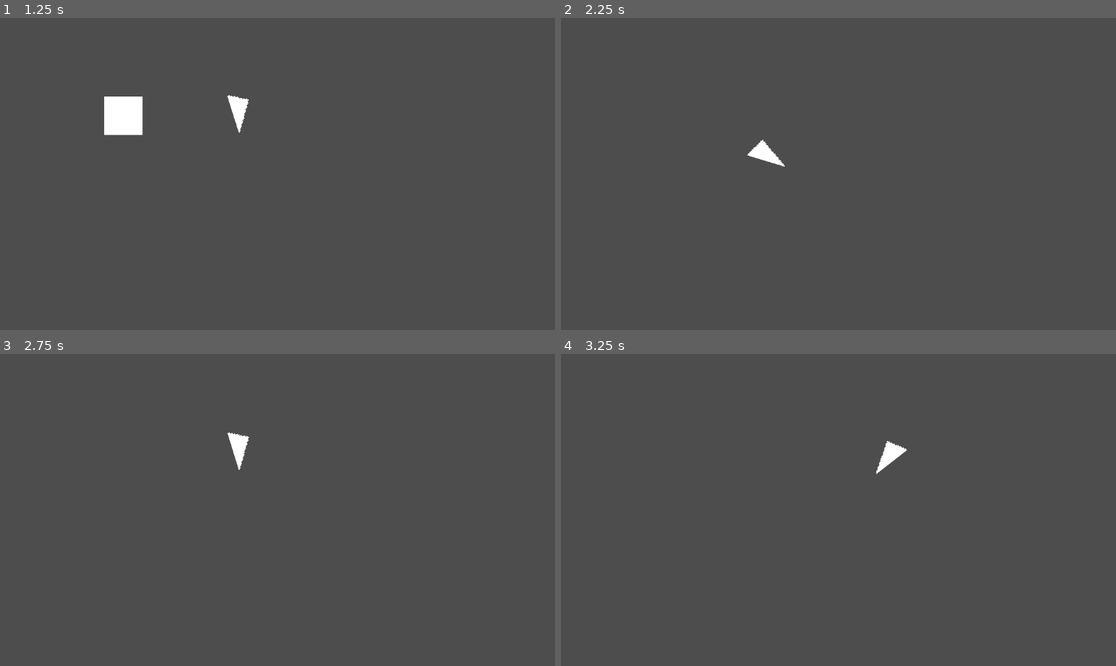
Above: before the commit, frames 1-4 (two rows, left to right).
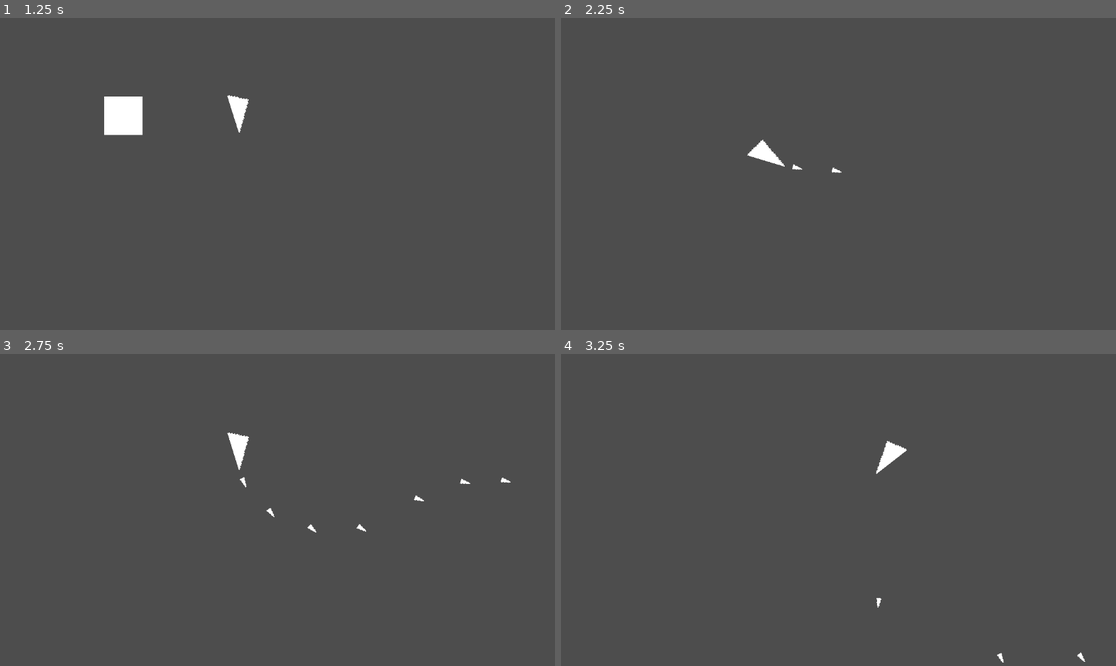
Above: after the commit, the same moments.

Repository: sirius-leaf/Jet-2D
Game: Godot game, scene res://Scenes/Main Scene/level.tscn
Same seed, same stepped clock (60 frames per second), same inputs: the game is played once before the commit and once after it.
Inputs:
- Up to frame 1 (1.25 s): tap Enter (ui_accept) at 0.5 s; hold Right (ui_right) from 0.53 s (still down); hold Enter (ui_accept) from 0.53 s (still down)
- Up to frame 2 (2.25 s): release Right (ui_right) at 1.28 s; release Enter (ui_accept) at 1.28 s; hold Left (ui_left) 1.28-2.03 s; tap Enter (ui_accept) at 1.35, 1.52, 1.82 s; hold Right (ui_right) from 2.03 s (still down); hold Enter (ui_accept) from 2.03 s (still down)
- Up to frame 3 (2.75 s): keep holding Right (ui_right); keep holding Enter (ui_accept)
- Up to frame 4 (3.25 s): keep holding Right (ui_right); release Enter (ui_accept) at 2.78 s; tap Enter (ui_accept) at 2.85, 3.02 s

Frame 1 is identical in both runs. In frame 2, less than 0.1% of the frame differs, in the area x 41-51%, y 46-50%; in frame 3, 0.1%, in the area x 43-92%, y 39-58%; in frame 4, less than 0.1%.

Commit message:
Shoot system

Diff:
--- /dev/null
+++ b/Scenes/Object Scene/bullet.tscn
@@ -0,0 +1,24 @@
+[gd_scene load_steps=4 format=3 uid="uid://cv630pxyrwwdb"]
+
+[ext_resource type="Texture2D" uid="uid://b8k581wkmxbt0" path="res://Assets/Sprite/Bullet.png" id="1_4ln0b"]
+[ext_resource type="Script" path="res://Script/bullet.gd" id="1_uvyp6"]
+
+[sub_resource type="RectangleShape2D" id="RectangleShape2D_nh03h"]
+size = Vector2(8, 4)
+
+[node name="Bullet" type="Area2D"]
+script = ExtResource("1_uvyp6")
+
+[node name="Bullet" type="Sprite2D" parent="."]
+scale = Vector2(0.5, 0.5)
+texture = ExtResource("1_4ln0b")
+
+[node name="CollisionShape2D" type="CollisionShape2D" parent="."]
+shape = SubResource("RectangleShape2D_nh03h")
+
+[node name="Timer" type="Timer" parent="."]
+wait_time = 1.5
+one_shot = true
+autostart = true
+
+[connection signal="timeout" from="Timer" to="." method="_on_timer_timeout"]
--- a/Scenes/Object Scene/player.tscn
+++ b/Scenes/Object Scene/player.tscn
@@ -1,7 +1,8 @@
-[gd_scene load_steps=4 format=3 uid="uid://vohn50v2amyi"]
+[gd_scene load_steps=5 format=3 uid="uid://vohn50v2amyi"]
 
 [ext_resource type="Texture2D" uid="uid://sf2qovf02iij" path="res://Assets/Sprite/Player Placeholder.png" id="1_ert1w"]
 [ext_resource type="Script" path="res://Script/player.gd" id="1_xlggh"]
+[ext_resource type="PackedScene" uid="uid://cv630pxyrwwdb" path="res://Scenes/Object Scene/bullet.tscn" id="2_7knr0"]
 
 [sub_resource type="RectangleShape2D" id="RectangleShape2D_axwtd"]
 size = Vector2(26, 12)
@@ -11,6 +12,7 @@
 linear_damp = 5.0
 angular_damp = 5.0
 script = ExtResource("1_xlggh")
+bulletScene = ExtResource("2_7knr0")
 
 [node name="Sprite2D" type="Sprite2D" parent="."]
 texture = ExtResource("1_ert1w")
@@ -18,3 +20,12 @@
 [node name="CollisionShape2D" type="CollisionShape2D" parent="."]
 position = Vector2(-1, 1)
 shape = SubResource("RectangleShape2D_axwtd")
+
+[node name="Timer" type="Timer" parent="."]
+wait_time = 0.1
+autostart = true
+
+[node name="Marker2D" type="Marker2D" parent="."]
+position = Vector2(16, 8)
+
+[connection signal="timeout" from="Timer" to="." method="_on_timer_timeout"]
--- /dev/null
+++ b/Script/bullet.gd
@@ -0,0 +1,9 @@
+extends Area2D
+
+const speed: float = 500.0
+
+func _physics_process(delta):
+	position += transform.x * speed * delta
+
+func _on_timer_timeout():
+	queue_free()
--- a/Script/player.gd
+++ b/Script/player.gd
@@ -1,12 +1,17 @@
 extends RigidBody2D
+
+@export var bulletScene: PackedScene
 
 const moveSpeed: float = 1000.0
 const rotateSpeed: float = 1000.0
+const rngBulletRotation: float = 3.0
 
 @onready var sprite = $Sprite2D
 
+var rng = RandomNumberGenerator.new()
+
 func _ready():
-	pass
+	rng.randomize()
 
 func _process(delta):
 	var direction = Input.get_axis("ui_left", "ui_right")
@@ -15,8 +20,20 @@
 
 	if rotation_degrees < -90.0 or rotation_degrees > 90.0:
 		sprite.flip_v = true
+		$Marker2D.position.y = -8
 	else:
 		sprite.flip_v = false
+		$Marker2D.position.y = 8
 
 func _physics_process(delta):
 	apply_central_force(Vector2(cos(deg_to_rad(rotation_degrees)) * moveSpeed, sin(deg_to_rad(rotation_degrees)) * moveSpeed))
+
+func _on_timer_timeout():
+	if Input.is_action_pressed("ui_accept"):
+		Shoot()
+
+func Shoot():
+	var bullet = bulletScene.instantiate()
+	get_tree().root.add_child(bullet)
+	bullet.transform = $Marker2D.global_transform
+	bullet.rotation_degrees += rng.randf_range(-rngBulletRotation, rngBulletRotation)
Binary file added: Assets/Sprite/Bullet.png
Not shown, added: Assets/Sprite/Bullet.png.import
